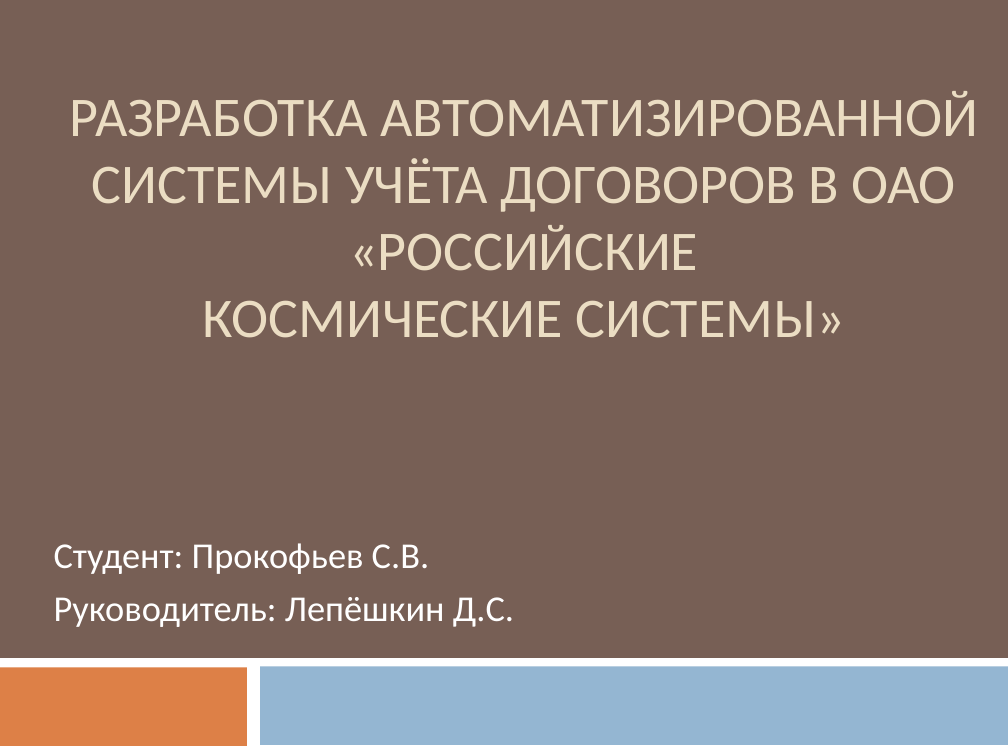
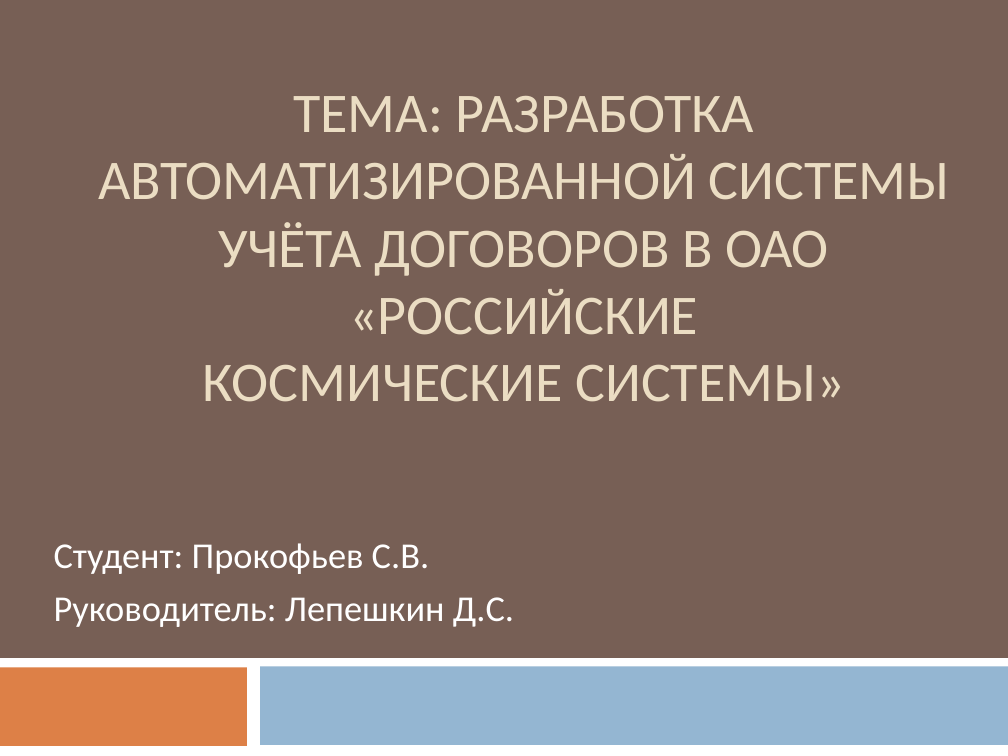
Before and after one commit to Datel777/DIPLOM, a slide deck: slide 1 of Презентация psv46.pptx. Drawn at 1008x756 pixels with LibreOffice and Linux fonts; fonts in the diff are those of the drawing. Boxes give left, top, right and bottom in pixels: in the first picture for what was removed or moved away, otherwise in the second. Text is boxed around its words. In the diff, an @@ line names an element or a change of style, - is before the commit and + after.

```diff
--- a/Презентация psv46.pptx
+++ b/Презентация psv46.pptx
@@ title at (98, 95, 950, 402): text changed @@
-РАЗРАБОТКА АВТОМАТИЗИРОВАННОЙ СИСТЕМЫ УЧЁТА ДОГОВОРОВ В ОАО «РОССИЙСКИЕ
-КОСМИЧЕСКИЕ СИСТЕМЫ»
+ТЕМА: РАЗРАБОТКА АВТОМАТИЗИРОВАННОЙ СИСТЕМЫ УЧЁТА ДОГОВОРОВ В ОАО «РОССИЙСКИЕ
+КОСМИЧЕСКИЕ СИСТЕМЫ»
@@ subtitle at (54, 597, 514, 627): text changed @@
-Руководитель: Лепёшкин Д.С.
+Руководитель: Лепешкин Д.С.
```
Also in this commit, not shown: 7 other slides changed, 2 slides added, 2 slides removed, 11 other files.
